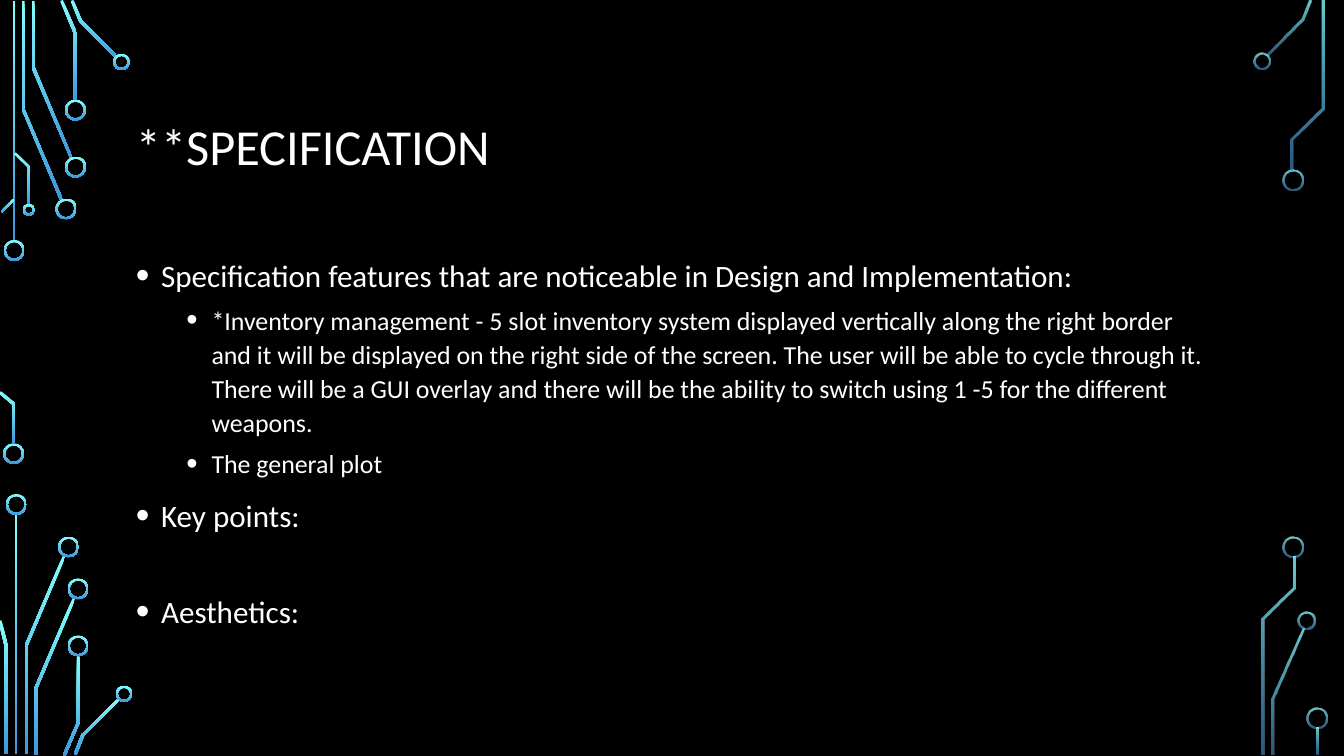
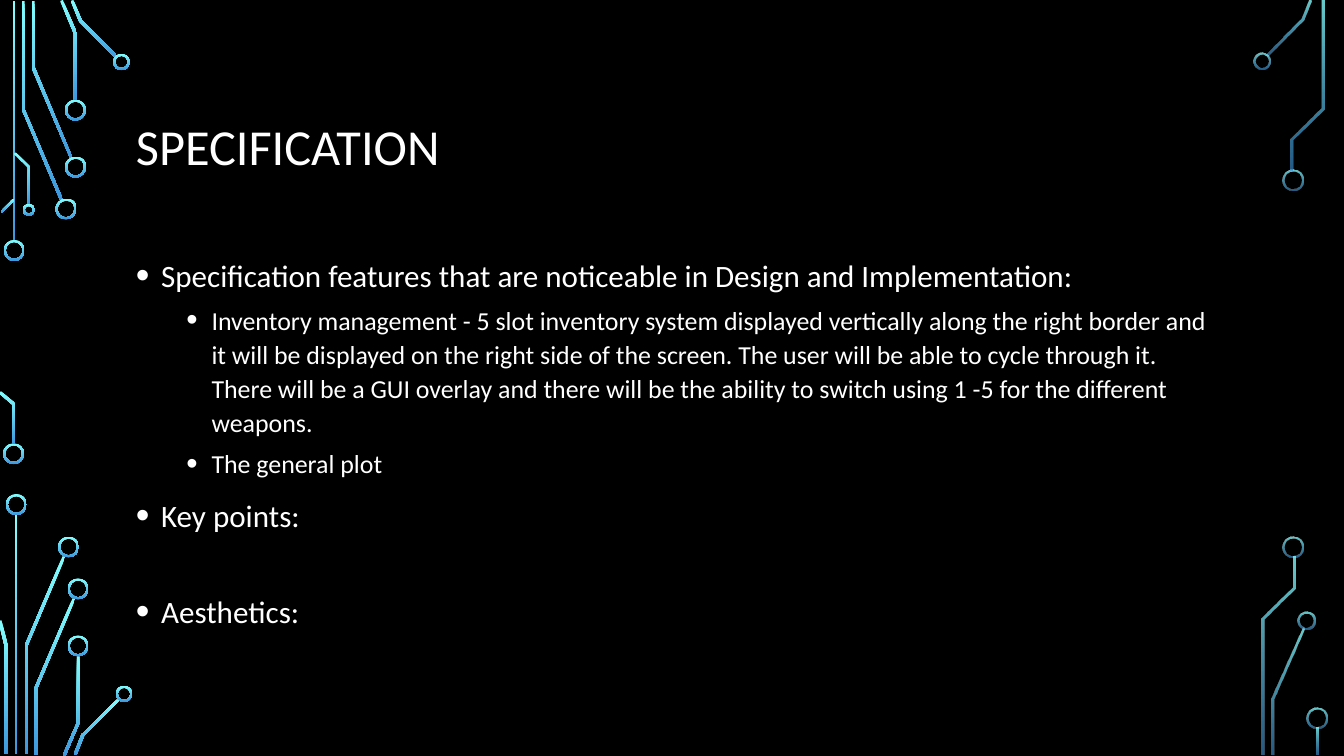
Before and after one commit to Team7-SoftEng/Asset-Development, a slide deck: slide 4 of Gate of GAbethulu.pptx. Drawn at 1344x756 pixels with LibreOffice and Linux fonts; fonts in the diff are those of the drawing; background and template pictures are left out. Boxes give left, top, right and bottom in pixels: in the first picture for what was removed or moved away, otherwise in the second. Text is boxed around its words. In the diff, an @@ line names an element or a change of style, - is before the commit and + after.

```diff
--- a/Gate of GAbethulu.pptx
+++ b/Gate of GAbethulu.pptx
@@ title at [136, 132, 440, 166]: text changed @@
-**SPECIFICATION
+SPECIFICATION
@@ text at [212, 312, 1206, 437]: text changed @@
-  • *Inventory management - 5 slot inventory system displayed vertically along the right border and it will be displayed on the right side of the screen. The user will be able to cycle through it. There will be a GUI overlay and there will be the ability to switch using 1 -5 for the different weapons.
+  • Inventory management - 5 slot inventory system displayed vertically along the right border and it will be displayed on the right side of the screen. The user will be able to cycle through it. There will be a GUI overlay and there will be the ability to switch using 1 -5 for the different weapons.
```
Also in this commit, not shown: 2 other slides changed, 1 slide added, 1 slide removed.
